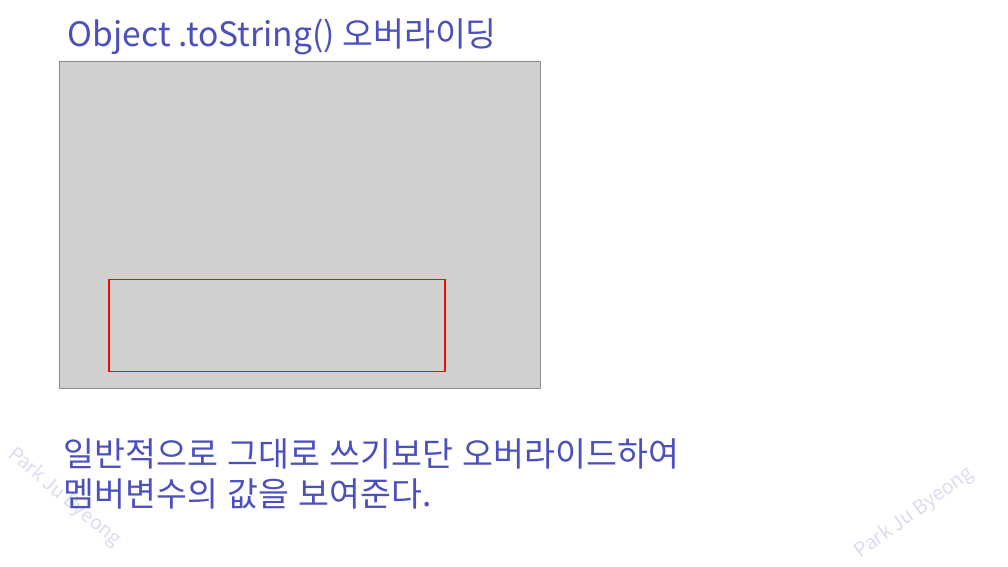
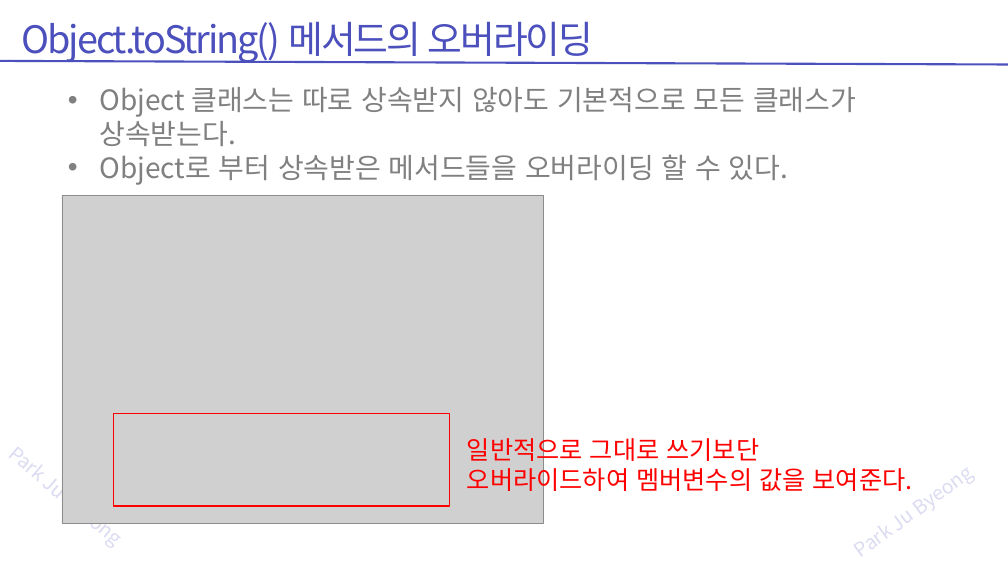
Before and after one commit to zest132/JavaLecture, a slide deck: slide 43 of JavaLecture/LectureFile/java 9강 상속과super.pptx (slide 38 before the commit). Drawn at 1008x567 pixels with LibreOffice and Linux fonts; fonts in the diff are those of the drawing; grey boxes stand for pictures. Boxes give left, top, right and bottom in pixels: in the first picture for what was removed or moved away, otherwise in the second. Text is boxed around its words. In the diff, an @@ line names an element or a change of style, - is before the commit and + after.

```diff
--- a/JavaLecture/LectureFile/java 9강 상속과super.pptx
+++ b/JavaLecture/LectureFile/java 9강 상속과super.pptx
@@ text at (22, 21, 594, 64): text changed; size 48 to 54 pt @@
-Object .toString() 오버라이딩
+Object.toString() 메서드의 오버라이딩
@@ line added from (1008, 65) to (0, 61), #4C50BC 3 pt @@
@@ text added at (99, 87, 856, 185), 40 pt, text #808080 @@
+• Object 클래스는 따로 상속받지 않아도 기본적으로 모든 클래스가 상속받는다.
+• Object로 부터 상속받은 메서드들을 오버라이딩 할 수 있다.
@@ picture: place and size @@
-picture at (59, 61, 540, 389)
+picture at (62, 196, 543, 523)
@@ rectangle: place and size @@
-rectangle at (109, 279, 446, 371)
+rectangle at (113, 414, 450, 506)
@@ text at (467, 433, 913, 495): text changed; size 48 to 36 pt; text colour #4C50BC to #FF0000 @@
-일반적으로 그대로 쓰기보단 오버라이드하여 멤버변수의 값을 보여준다.
+일반적으로 그대로 쓰기보단
+오버라이드하여 멤버변수의 값을 보여준다.
```
Also in this commit, not shown: 28 other slides changed, 19 slides added, 15 slides removed, 10 other files.
